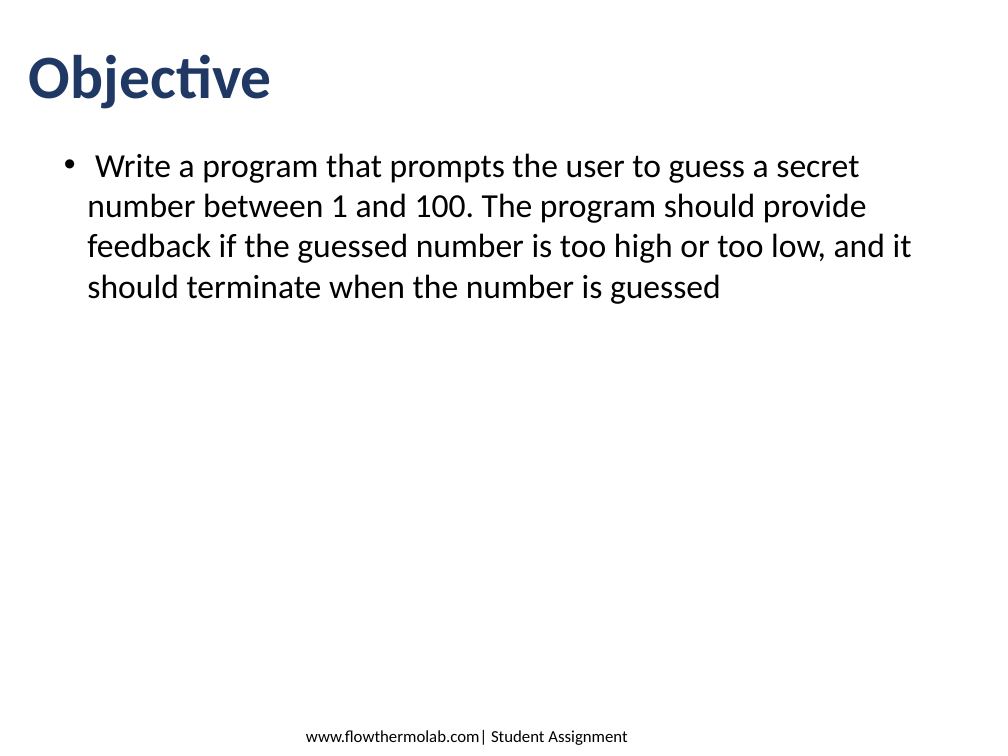
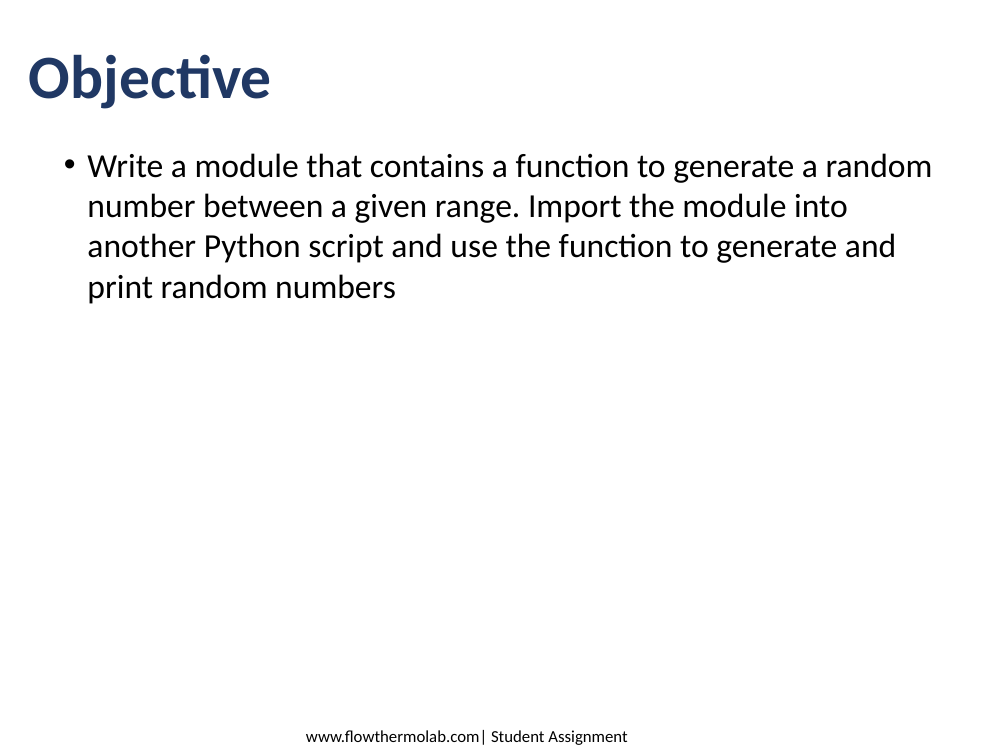
Before and after one commit to nhsakil/Python_Scientific, a slide deck: slide 2 of Assignment_Template_coding.pptx. Drawn at 1008x756 pixels with LibreOffice and Linux fonts; fonts in the diff are those of the drawing; background and template pictures are left out. Boxes give left, top, right and bottom in pixels: in the first picture for what was removed or moved away, otherwise in the second. Text is boxed around its words. In the diff, an @@ line names an element or a change of style, - is before the commit and + after.

```diff
--- a/Assignment_Template_coding.pptx
+++ b/Assignment_Template_coding.pptx
@@ text at (87,153,933,304): text changed @@
-• Write a program that prompts the user to guess a secret number between 1 and 100. The program should provide feedback if the guessed number is too high or too low, and it should terminate when the number is guessed
+• Write a module that contains a function to generate a random number between a given range. Import the module into another Python script and use the function to generate and print random numbers
```
Also in this commit, not shown: 3 other slides changed, 8 other files.
